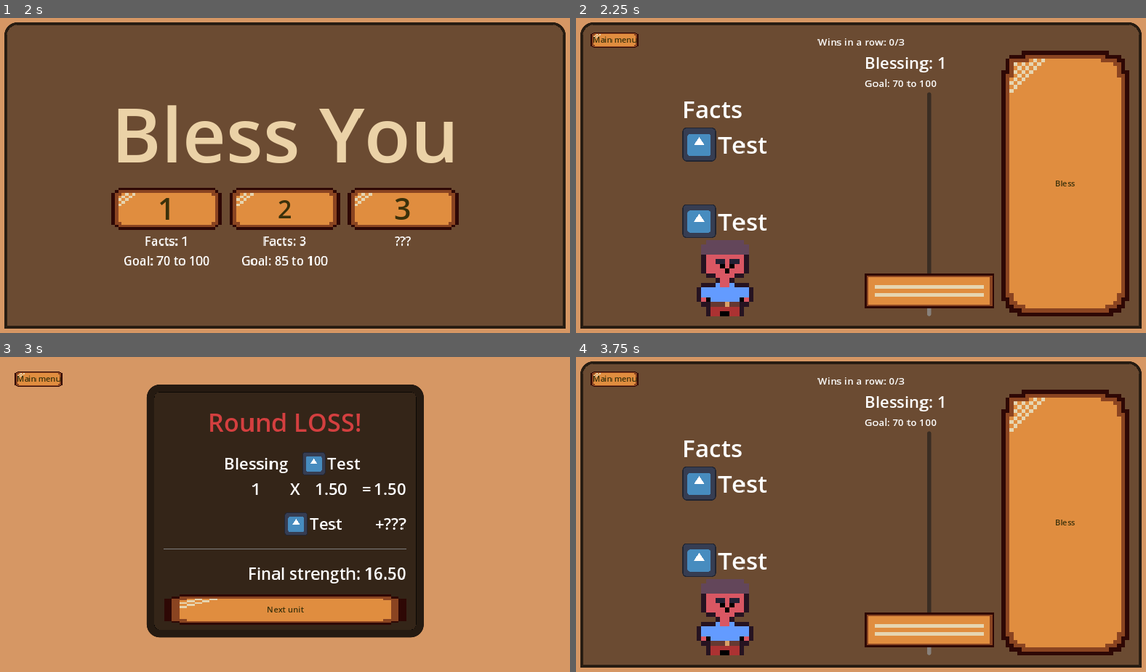
Above: before the commit, frames 1-4 (two rows, left to right).
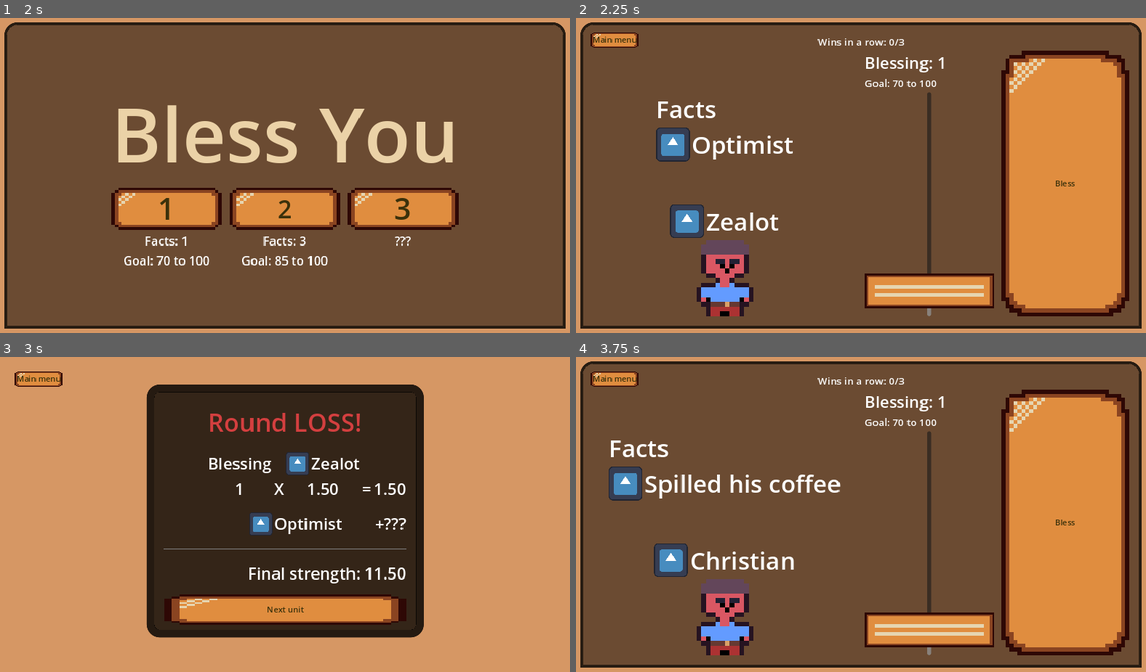
Above: after the commit, the same moments.

Repository: frostblooded/wolf
Game: Godot game, scene res://scenes/StartGameInfo.tscn
Two runs of this game, one before a commit and one after it. Both use one fixed random seed, a clock stepped at 60 frames per second and the inputs below. The engine's default icon, where the game draws it, is replaced by a stand-in: a white triangle on a blue panel in a dark square.
Inputs:
- Up to frame 1 (2 s): tap Enter at 0.5 s; click "Main menu" at 1.25 s
- Up to frame 2 (2.25 s): click "1" at 2 s
- Up to frame 3 (3 s): click "Bless" at 2.75 s
- Up to frame 4 (3.75 s): click "Next unit" at 3.5 s

Frame 1 is identical in both runs. In frame 2, 2.7% of the frame differs, in the area x 14-39%, y 26-70%; in frame 3, 1.9%; in frame 4, 4.0%, in the area x 5-47%, y 26-70%.

Commit message:
Added proper data

Diff:
--- a/scenes/LevelManager.tscn
+++ b/scenes/LevelManager.tscn
@@ -8,11 +8,53 @@
 [ext_resource type="Script" path="res://scripts/ready_anomaly.gd" id="5_i76c0"]
 [ext_resource type="Script" path="res://scripts/absolutist_anomaly.gd" id="6_op44w"]
 
-[sub_resource type="Resource" id="Resource_6bbms"]
+[sub_resource type="Resource" id="Resource_7oeqd"]
 script = ExtResource("3_axcaj")
-name = "Test"
+name = "Optimist"
+image = ExtResource("2_a2pqs")
+value = 10
+
+[sub_resource type="Resource" id="Resource_vfelu"]
+script = ExtResource("3_axcaj")
+name = "Spilled his coffee"
+image = ExtResource("2_a2pqs")
+value = -20
+
+[sub_resource type="Resource" id="Resource_xx7r0"]
+script = ExtResource("3_axcaj")
+name = "Just got lucky"
+image = ExtResource("2_a2pqs")
+value = 30
+
+[sub_resource type="Resource" id="Resource_1wp4c"]
+script = ExtResource("3_axcaj")
+name = "Ate a nice fruit"
 image = ExtResource("2_a2pqs")
 value = 15
+
+[sub_resource type="Resource" id="Resource_dei7d"]
+script = ExtResource("3_axcaj")
+name = "Found an easter egg"
+image = ExtResource("2_a2pqs")
+value = 37
+
+[sub_resource type="Resource" id="Resource_shymx"]
+script = ExtResource("3_axcaj")
+name = "Became a parent"
+image = ExtResource("2_a2pqs")
+value = 25
+
+[sub_resource type="Resource" id="Resource_pen4i"]
+script = ExtResource("3_axcaj")
+name = "Passed his exam"
+image = ExtResource("2_a2pqs")
+value = 7
+
+[sub_resource type="Resource" id="Resource_w1hci"]
+script = ExtResource("3_axcaj")
+name = "Is sick"
+image = ExtResource("2_a2pqs")
+value = -34
 
 [sub_resource type="Resource" id="Resource_v7lhx"]
 script = ExtResource("4_7ltci")
@@ -30,16 +72,40 @@
 name = "Absolutist"
 image = ExtResource("2_a2pqs")
 
-[sub_resource type="Resource" id="Resource_1h4yr"]
+[sub_resource type="Resource" id="Resource_haxxo"]
 script = ExtResource("4_adc5s")
-name = "Test"
+name = "Zealot"
 image = ExtResource("2_a2pqs")
 multiplier = 1.5
 
+[sub_resource type="Resource" id="Resource_bvc6s"]
+script = ExtResource("4_adc5s")
+name = "Christian"
+image = ExtResource("2_a2pqs")
+multiplier = 0.5
+
+[sub_resource type="Resource" id="Resource_aomk6"]
+script = ExtResource("4_adc5s")
+name = "Priest"
+image = ExtResource("2_a2pqs")
+multiplier = 1.0
+
+[sub_resource type="Resource" id="Resource_oe371"]
+script = ExtResource("4_adc5s")
+name = "Churchgoer"
+image = ExtResource("2_a2pqs")
+multiplier = 1.25
+
+[sub_resource type="Resource" id="Resource_4nwsl"]
+script = ExtResource("4_adc5s")
+name = "The Pope (of Roman Gods)"
+image = ExtResource("2_a2pqs")
+multiplier = 2.0
+
 [node name="LevelManager" type="Node2D"]
 script = ExtResource("1_j0s2a")
-possible_level_1_facts = Array[ExtResource("3_axcaj")]([SubResource("Resource_6bbms"), SubResource("Resource_6bbms"), SubResource("Resource_6bbms")])
-possible_level_2_facts = Array[ExtResource("3_axcaj")]([SubResource("Resource_6bbms"), SubResource("Resource_6bbms"), SubResource("Resource_6bbms"), SubResource("Resource_6bbms"), SubResource("Resource_6bbms")])
+possible_level_1_facts = Array[ExtResource("3_axcaj")]([SubResource("Resource_7oeqd"), SubResource("Resource_vfelu"), SubResource("Resource_xx7r0")])
+possible_level_2_facts = Array[ExtResource("3_axcaj")]([SubResource("Resource_1wp4c"), SubResource("Resource_dei7d"), SubResource("Resource_shymx"), SubResource("Resource_pen4i"), SubResource("Resource_w1hci")])
 possible_level_3_anomalies = Array[Resource("res://scripts/anomaly.gd")]([SubResource("Resource_v7lhx"), SubResource("Resource_iwx1t"), SubResource("Resource_0hs2p")])
-possible_level_1_unit_types = Array[ExtResource("4_adc5s")]([SubResource("Resource_1h4yr"), SubResource("Resource_1h4yr")])
-possible_level_2_unit_types = Array[ExtResource("4_adc5s")]([SubResource("Resource_1h4yr"), SubResource("Resource_1h4yr"), SubResource("Resource_1h4yr")])
+possible_level_1_unit_types = Array[ExtResource("4_adc5s")]([SubResource("Resource_haxxo"), SubResource("Resource_bvc6s")])
+possible_level_2_unit_types = Array[ExtResource("4_adc5s")]([SubResource("Resource_aomk6"), SubResource("Resource_oe371"), SubResource("Resource_4nwsl")])
--- a/scripts/blessing_input.gd
+++ b/scripts/blessing_input.gd
@@ -29,7 +29,6 @@
 
     if !is_equal_approx(autocomplete_seconds, 0):
         var seconds_since_last_interact: float = Time.get_unix_time_from_system() - last_interact_time
-        print("Seconds since last interact: %.2f" % seconds_since_last_interact)
 
         if seconds_since_last_interact >= autocomplete_seconds:
             var bless_context: BlessContext = BlessContext.new()
--- a/scripts/blessing_unit_ui.gd
+++ b/scripts/blessing_unit_ui.gd
@@ -28,6 +28,7 @@
 			find_child("BlessingInput").autocomplete_seconds = unit.anomaly.seconds_for_autocompletion
 
 	if unit.type == null:
+		find_child("BlessGoalLabel").hide()
 		find_child("UnitTypeUI").hide()
 	else:
 		find_child("UnitTypeUI").initialize(unit.type)
Not shown: 1 places in scenes/LevelManager.tscn that only renumber resources
